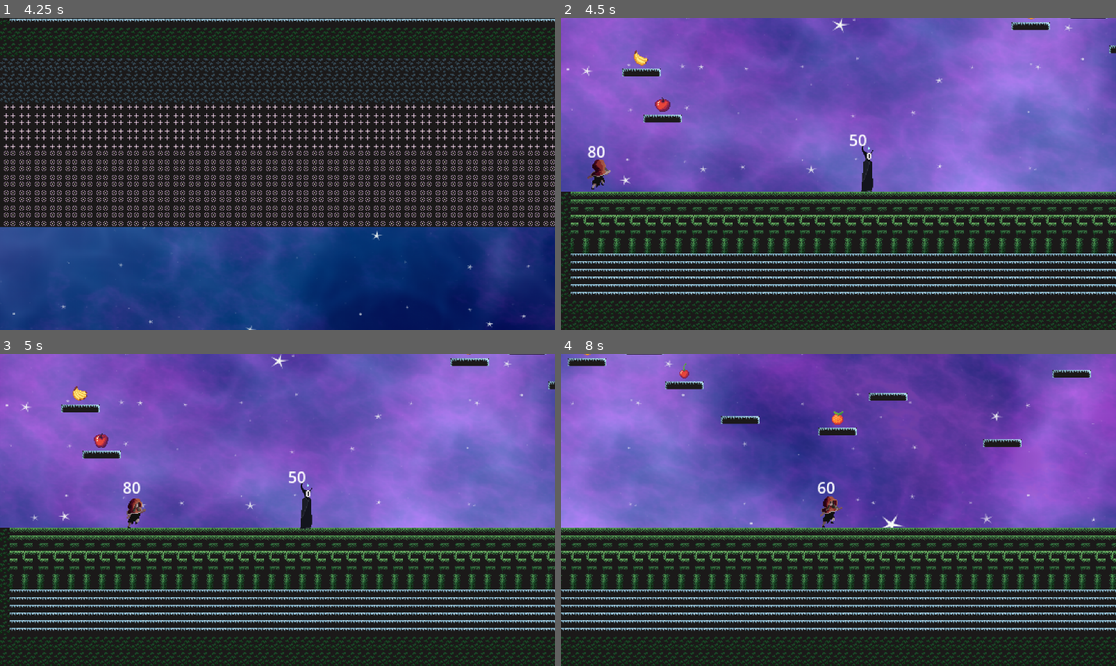
Above: before the commit, frames 1-4 (two rows, left to right).
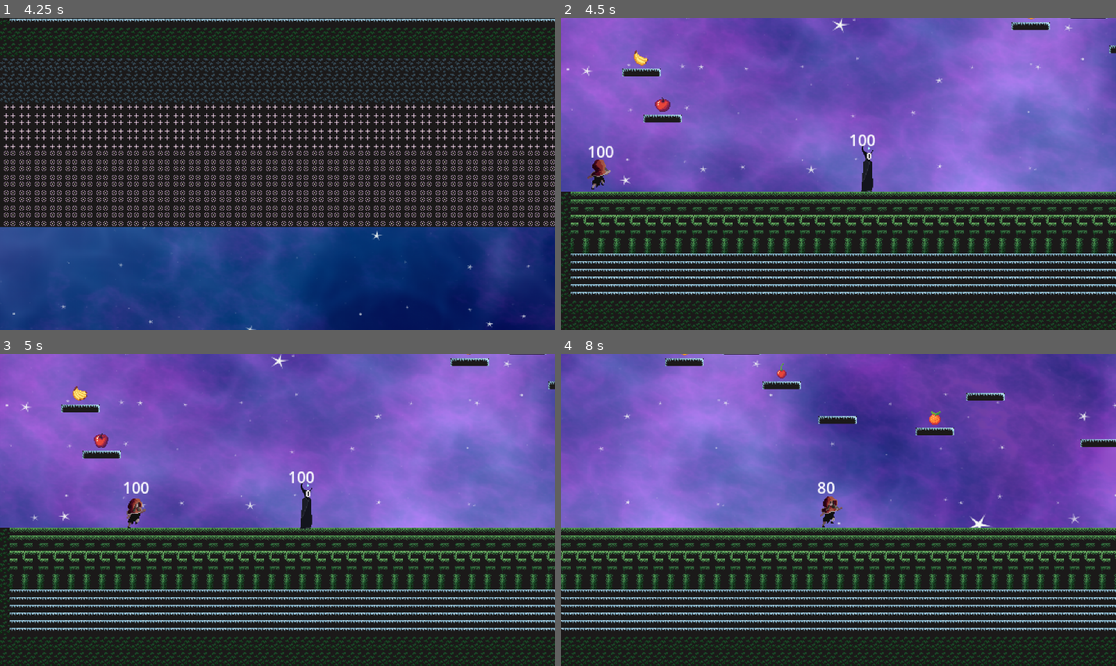
Above: after the commit, the same moments.

Repository: g0g0lm0g0l/BOZEMIY
Game: Godot game, scene res://scenes/main.tscn
Same seed, same stepped clock (60 frames per second), same inputs: the game is played once before the commit and once after it.
Inputs (mouse positions are in pixels of both pictures, inside the frame that each line leads up to):
- Up to frame 1 (4.25 s): tap Enter (ui_accept) at 0.5 s; move the mouse to (249, 236) at 0.52 s; hold D (right) 0.53-2.03 s; click (249, 236) at 0.6 s; tap Space (jump) at 0.77, 1.52, 3.02, 3.77 s; move the mouse to (444, 220) at 1.27 s; click (444, 220) at 1.35 s; move the mouse to (111, 127) at 2.02 s; hold Left (left) from 2.03 s (still down); click (111, 127) at 2.1 s; move the mouse to (305, 174) at 2.77 s; click (305, 174) at 2.85 s; move the mouse to (194, 96) at 3.52 s; click (194, 96) at 3.6 s
- Up to frame 2 (4.5 s): move the mouse to (960, 158) at 4.27 s; release Left (left) at 4.28 s; hold D (right) from 4.28 s (still down); click (960, 158) at 4.35 s
- Up to frame 3 (5 s): keep holding D (right); tap Space (jump) at 4.52 s
- Up to frame 4 (8 s): keep holding D (right); move the mouse to (727, 525) at 5.02 s; click (727, 525) at 5.1 s; move the mouse to (894, 441) at 5.77 s; click (894, 441) at 5.85 s; tap Space (jump) at 6.02, 6.77, 7.52 s; move the mouse to (810, 572) at 6.52 s; click (810, 572) at 6.6 s; move the mouse to (1005, 556) at 7.27 s; click (1005, 556) at 7.35 s

Frame 1 is identical in both runs. In frame 2, 0.2% of the frame differs, in the area x 4-57%, y 37-45%; in frame 3, 0.1%; in frame 4, 46%, in the area x 0-100%, y 0-100%.

Commit message:
Changed porcentage of the damage HealthBox form autoload for both, the enemy and player, now it is resets in every game

Diff:
--- a/scenes/floor_enemy.tscn
+++ b/scenes/floor_enemy.tscn
@@ -165,7 +165,7 @@
 [node name="TimerTakeDamageCooldown" type="Timer" parent="."]
 wait_time = 0.5
 
-[node name="LabelEnemyHelth" type="Label" parent="."]
+[node name="LabelEnemyHelthBar" type="Label" parent="."]
 offset_left = -20.0
 offset_top = -41.0
 offset_right = 20.0
--- a/scenes/player.tscn
+++ b/scenes/player.tscn
@@ -666,7 +666,7 @@
 [node name="TimerAttackTimer" type="Timer" parent="."]
 wait_time = 0.5
 
-[node name="LabelHelth" type="Label" parent="."]
+[node name="LabelHelthBar" type="Label" parent="."]
 offset_left = -22.0
 offset_top = -35.0
 offset_right = 18.0
--- a/scripts/enemy.gd
+++ b/scripts/enemy.gd
@@ -6,9 +6,12 @@
 var player_chase = false	#cazando
 var player = null
 
+
 var player_inattack_zone = false
 var can_take_damage = true
 @export var one_hit_damage = 50
+
+var floor_enemy_helth = 100
 
 # Get the gravity from the project settings to be synced with RigidBody nodes.
 var gravity = ProjectSettings.get_setting("physics/2d/default_gravity")
@@ -18,7 +21,7 @@
 	animation_enemy = $AnimatedSprite2D
 
 func _process(delta):
-	$LabelEnemyHelth.text = str(Main.floor_enemy_helth)
+	$LabelEnemyHelthBar.text = str(floor_enemy_helth)
 
 func _physics_process(delta):
 	behave_floor_enemy(delta)
@@ -82,20 +85,23 @@
 
 func _on_area_2d_hitbox_body_entered(body):
 	if body.has_method("player"):
+		print("LOG: player in attack zone")
 		player_inattack_zone = true
 
 
 func _on_area_2d_hitbox_body_exited(body):
 	if body.has_method("player"):
+		print("LOG: player exited attack zone")
 		player_inattack_zone = false
 
 func treat_with_damage():
 	if player_inattack_zone and Main.player_current_attack and can_take_damage:
-		Main.floor_enemy_helth -=  one_hit_damage
+		floor_enemy_helth -=  one_hit_damage
 		$TimerTakeDamageCooldown.start()
 		can_take_damage = false
-		print("enemy floor_enemy_helth == " + str(Main.floor_enemy_helth))
-		if Main.floor_enemy_helth <= 0:
+		print("enemy floor_enemy_helth == " + str(floor_enemy_helth))
+		if floor_enemy_helth <= 0:
+			Main.player_current_attack = false
 			self.queue_free()
 
 
--- a/scripts/fruit.gd
+++ b/scripts/fruit.gd
@@ -26,6 +26,6 @@
 	pass
 
 func _on_body_entered(body):
-	Main.player_helth += 10
-	print("+1 fruit, Main.player_helth == " + str(Main.player_helth))
+	body.player_helth += 10
+	print("+1 fruit, player_helth == " + str(body.player_helth))
 	queue_free()
--- a/scripts/main.gd
+++ b/scripts/main.gd
@@ -1,8 +1,7 @@
 extends Node
 
 var player_current_attack = false
-var player_helth = 100
-var floor_enemy_helth = 100
+
 
 func _ready():
 	pass
--- a/scripts/player.gd
+++ b/scripts/player.gd
@@ -14,6 +14,8 @@
 var enemy_inattack_zone = false
 var enemy_attack_cooldown = true
 var player_alive = true
+var player_helth = 100
+
 
 
 func _ready():
@@ -22,7 +24,7 @@
 
 
 func _process(delta):
-	$LabelHelth.text = str(Main.player_helth)
+	$LabelHelthBar.text = str(player_helth)
 	if Input.is_action_just_pressed("quit"):
 		get_tree().quit()
 	if attack_timer > 0.0:
@@ -31,9 +33,9 @@
 			animation_player.stop()
 			animation_player.play("idle_main_character_front")
 	enemy_attack()
-	if Main.player_helth <= 0:
+	if player_helth <= 0:
 		player_alive = false
-		Main.player_helth = 0
+		player_helth = 0
 		print("player has been killed")
 		get_tree().reload_current_scene()
 
@@ -80,10 +82,10 @@
 
 func enemy_attack():
 	if enemy_inattack_zone and enemy_attack_cooldown:
-		Main.player_helth -= 20
+		player_helth -= 20
 		enemy_attack_cooldown = false
 		$TimerAttackCoolDowm.start()
-		print(Main.player_helth)
+		print(player_helth)
 
 
 func _on_timer_attack_cool_dowm_timeout():
